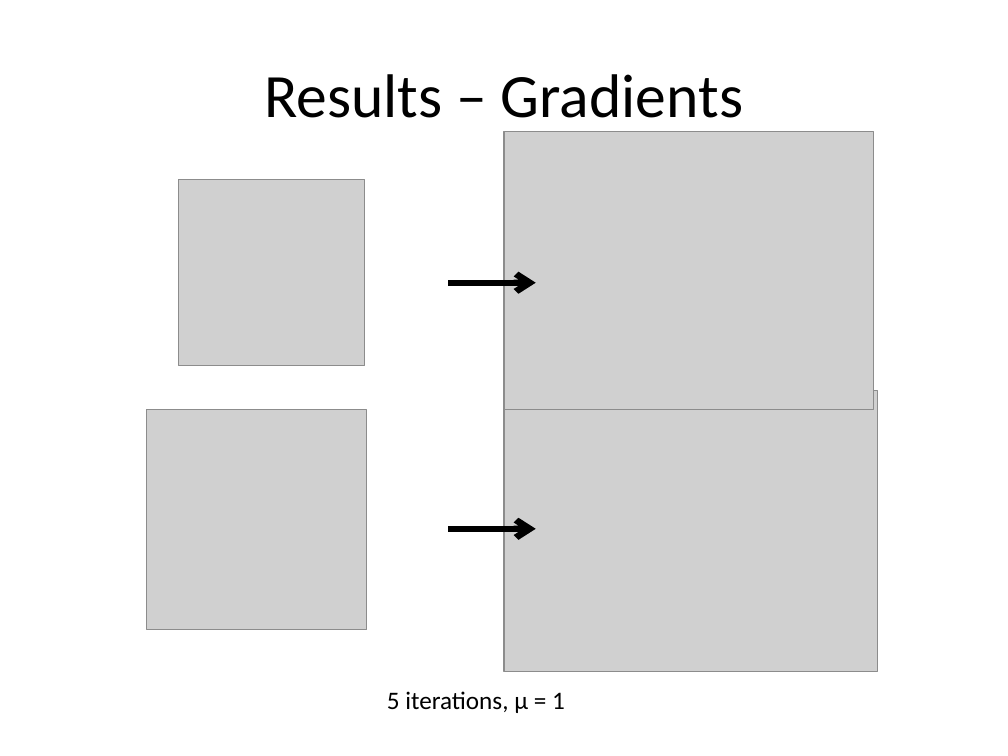
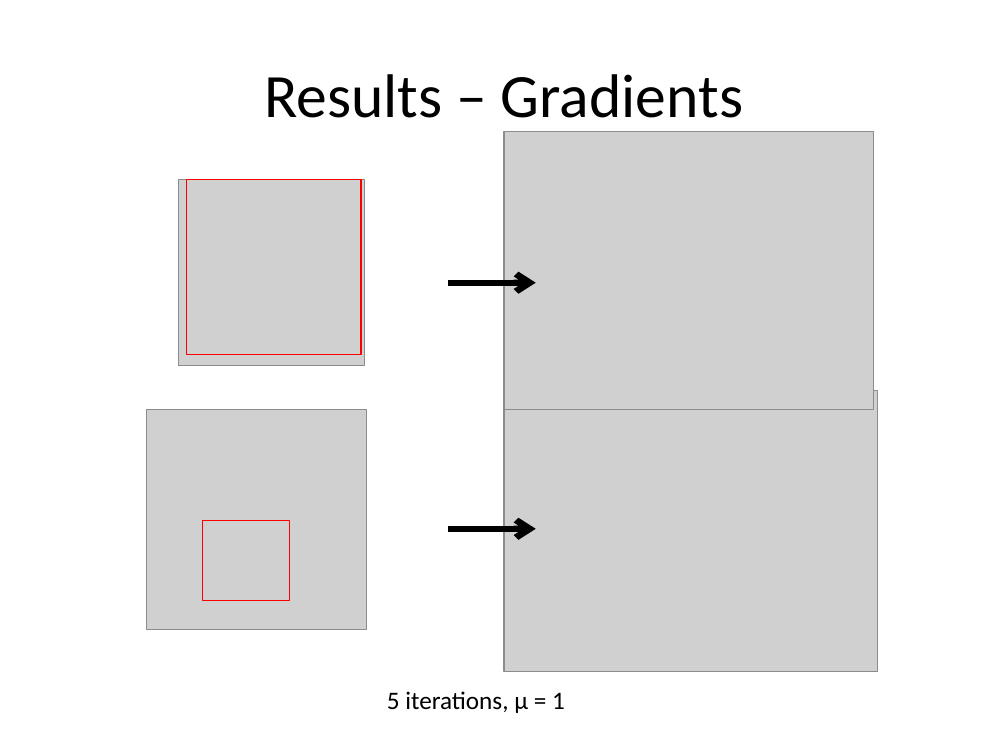
Before and after one commit to michaelwh/activecontnoedge, a slide deck: slide 14 of michael-activecont.pptx. Drawn at 1008x756 pixels with LibreOffice and Linux fonts; fonts in the diff are those of the drawing; grey boxes stand for pictures. Boxes give left, top, right and bottom in pixels: in the first picture for what was removed or moved away, otherwise in the second. Text is boxed around its words. In the diff, an @@ line names an element or a change of style, - is before the commit and + after.

Commit message:
Some more things

```diff
--- a/michael-activecont.pptx
+++ b/michael-activecont.pptx
@@ rectangle added at <box>186,179,361,354</box>, outline #FF0000 0.75 pt @@
@@ rectangle added at <box>203,521,290,601</box>, outline #FF0000 0.75 pt @@
```
Also in this commit, not shown: 2 other slides changed.
